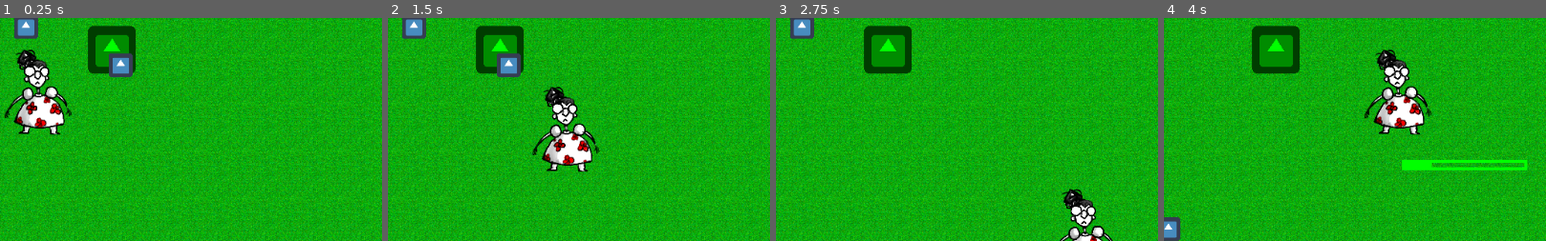
Above: before the commit, frames 1-4 (left to right).
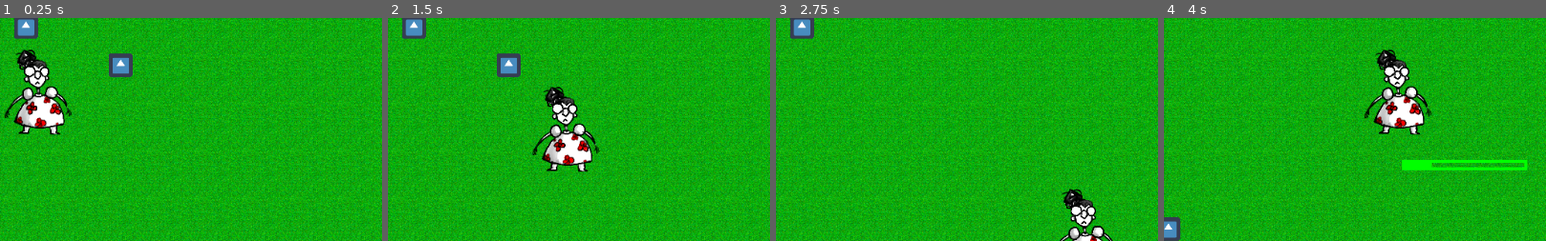
Above: after the commit, the same moments.

Repository: HedgeLizards/GGJ22
Game: Godot game, scene res://scenes/Main.tscn
Same seed, same stepped clock (60 frames per second), same inputs: the game is played once before the commit and once after it. The engine's default icon, where the game draws it, is replaced by a stand-in: a white triangle on a blue panel in a dark square.
Inputs (mouse positions are % of the whole screen's width and height, from its top left):
- Up to frame 1 (0.25 s): no input
- Up to frame 2 (1.5 s): tap Enter at 0.5 s; move the mouse to (55, 44) at 0.52 s; press the mouse at (55, 44) at 0.53 s; hold D (right) 0.53-1.28 s; move the mouse to (30, 55) at 1.27 s; release the mouse at (30, 55) at 1.28 s; hold S (down) from 1.28 s (still down); click (30, 55) at 1.35 s
- Up to frame 3 (2.75 s): move the mouse to (60, 28) at 2.02 s; release S (down) at 2.03 s; press the mouse at (60, 28) at 2.03 s; hold D (right) from 2.03 s (still down)
- Up to frame 4 (4 s): move the mouse to (45, 70) at 2.77 s; release D (right) at 2.78 s; release the mouse at (45, 70) at 2.78 s; hold W (up) 2.78-3.53 s; click (45, 70) at 2.85 s; move the mouse to (80, 65) at 3.52 s; press the mouse at (80, 65) at 3.53 s; hold A (left) from 3.53 s (still down)
The pictures show only the part of the screen within x 41-91%, y 37-87%; the shares and areas given below are measured in that part.

The runs differ from the first frame. In frame 1, 1.9% of the frame differs, in the area x 23-36%, y 3-26%; in frame 2, 1.9%; in frame 3, 2.4%; in frame 4, 2.4%.

Commit message:
fixed watering plants

Diff:
--- a/scenes/Main.tscn
+++ b/scenes/Main.tscn
@@ -1,11 +1,10 @@
-[gd_scene load_steps=11 format=2]
+[gd_scene load_steps=10 format=2]
 
 [ext_resource path="res://scenes/Rabbit.tscn" type="PackedScene" id=1]
 [ext_resource path="res://scripts/Tooltip.gd" type="Script" id=2]
 [ext_resource path="res://scenes/Player.tscn" type="PackedScene" id=3]
 [ext_resource path="res://scenes/Obstacle.tscn" type="PackedScene" id=4]
 [ext_resource path="res://scripts/Main.gd" type="Script" id=5]
-[ext_resource path="res://scenes/Plant.tscn" type="PackedScene" id=6]
 [ext_resource path="res://scripts/DayNight.gd" type="Script" id=7]
 [ext_resource path="res://assets/day_background.png" type="Texture" id=8]
 [ext_resource path="res://assets/night_background.png" type="Texture" id=9]
@@ -23,6 +22,7 @@
 [node name="TextureRect" type="TextureRect" parent="Environment/Day"]
 margin_right = 2000.0
 margin_bottom = 2000.0
+mouse_filter = 2
 texture = ExtResource( 8 )
 expand = true
 stretch_mode = 2
@@ -36,15 +36,13 @@
 [node name="TextureRect" type="TextureRect" parent="Environment/Night"]
 margin_right = 2000.0
 margin_bottom = 2000.0
+mouse_filter = 2
 texture = ExtResource( 9 )
 expand = true
 stretch_mode = 2
 __meta__ = {
 "_edit_use_anchors_": false
 }
-
-[node name="Plant" parent="." instance=ExtResource( 6 )]
-position = Vector2( 566, 262 )
 
 [node name="Tooltip" type="Label" parent="."]
 visible = false
--- a/scripts/Main.gd
+++ b/scripts/Main.gd
@@ -1,4 +1,3 @@
 extends Node
 
-var seeds = 5
 var hovered_plants = []
--- a/scripts/Plant.gd
+++ b/scripts/Plant.gd
@@ -32,6 +32,6 @@
 		Tooltip.text = 'Click and hold to plant a seed'
 
 func _draw():
-	if Main.hovered_plants.front() == self:
+	if !Main.hovered_plants.empty() && Main.hovered_plants[0] == self:
 		draw_rect(Rect2(-82, -52, 164, 10), Color.blue, false, 4)
 		draw_rect(Rect2(-80, -50, 160 * humidity, 6), Color.blue)
--- a/scripts/Tooltip.gd
+++ b/scripts/Tooltip.gd
@@ -40,12 +40,12 @@
 				$Tween.start()
 
 				action = PLANTING
-			elif Main.hovered_plants.front().fullgrown:
+			elif Main.hovered_plants[0].fullgrown:
 				action = HARVESTING
 			else:
 				action = WATERING
 
-				active_plant = Main.hovered_plants.front()
+				active_plant = Main.hovered_plants[0]
 				active_plant.watered = true
 		else:
 			percent_visible = 1
